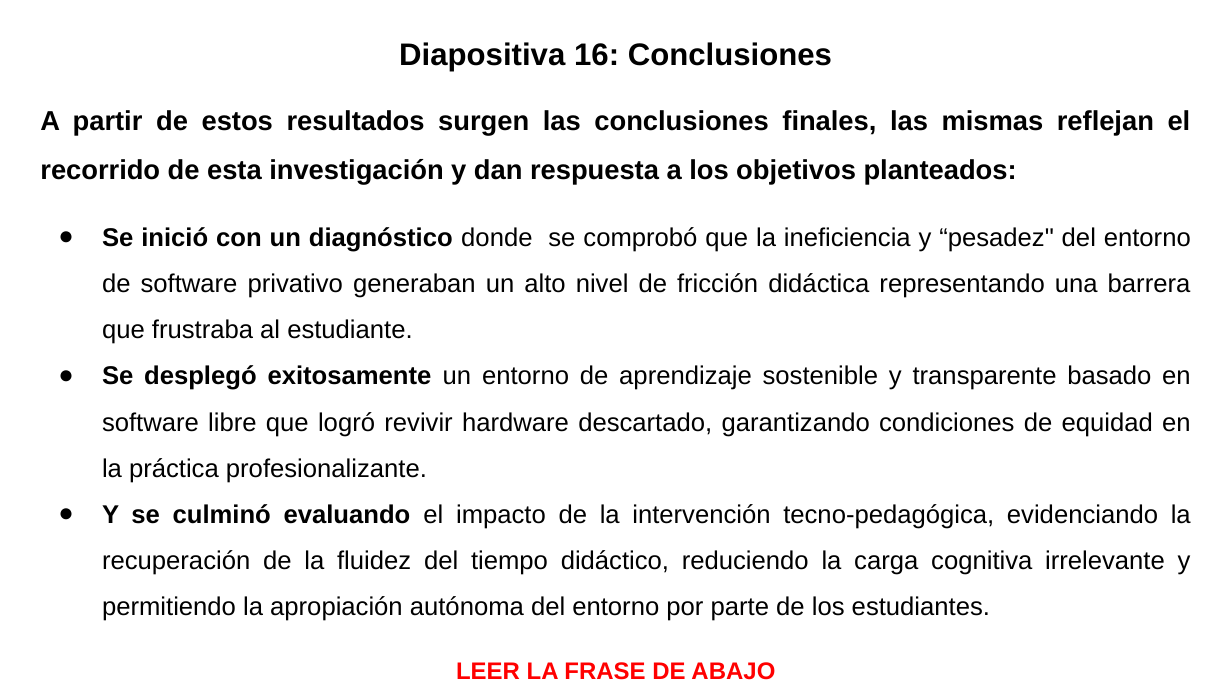
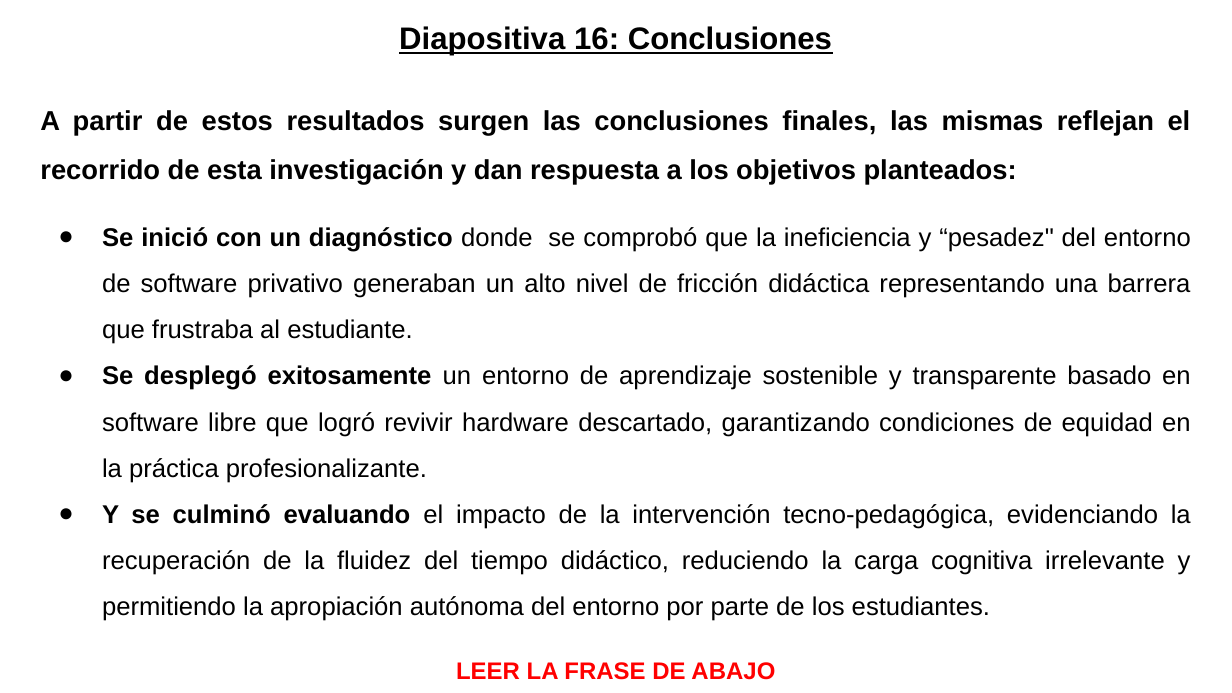
Before and after one commit to gabrielinuz/gabrielinuz.github.io, a slide deck: slide 17 of doc/GUION_DE_DEFENSA_LTE.pptx. Drawn at 1232x693 pixels with LibreOffice and Linux fonts; fonts in the diff are those of the drawing. Boxes give left, top, right and bottom in pixels: in the first picture for what was removed or moved away, otherwise in the second. Text is boxed around its words. In the diff, an @@ line names an element or a change of style, - is before the commit and + after.

```diff
--- a/doc/GUION_DE_DEFENSA_LTE.pptx
+++ b/doc/GUION_DE_DEFENSA_LTE.pptx
@@ title "Diapositiva 16: Conclusiones": place and size @@
-title "Diapositiva 16: Conclusiones" at (399,42,832,71)
+title "Diapositiva 16: Conclusiones" at (399,26,832,55)
@@ title "Diapositiva 16: Conclusiones" at (399,26,832,55): underline on @@
```
Also in this commit, not shown: 16 other slides changed, 1 other file.
